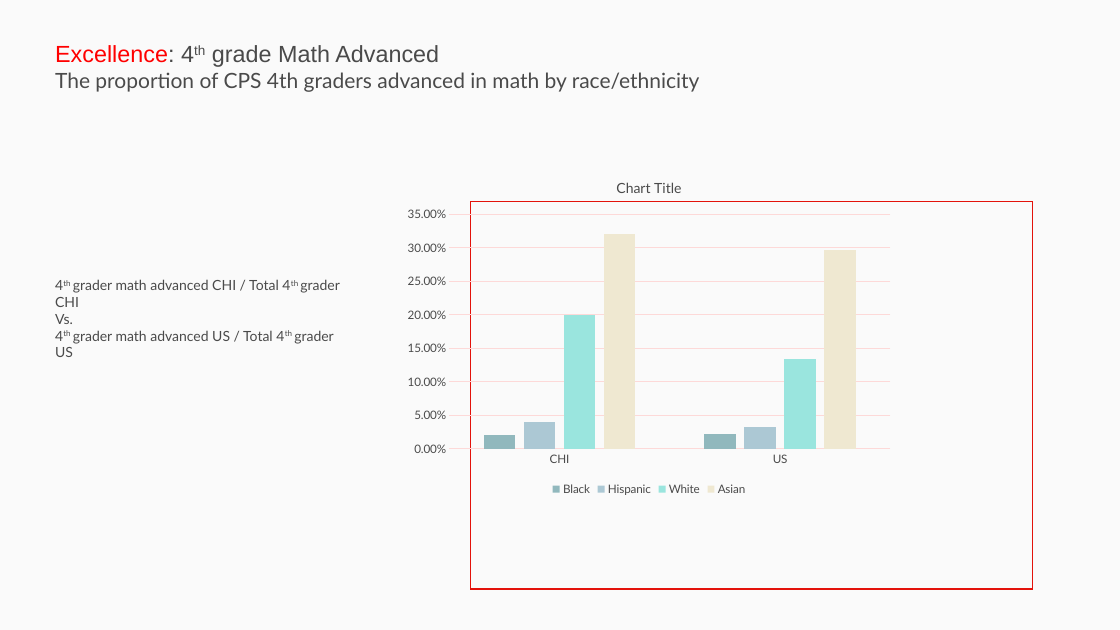
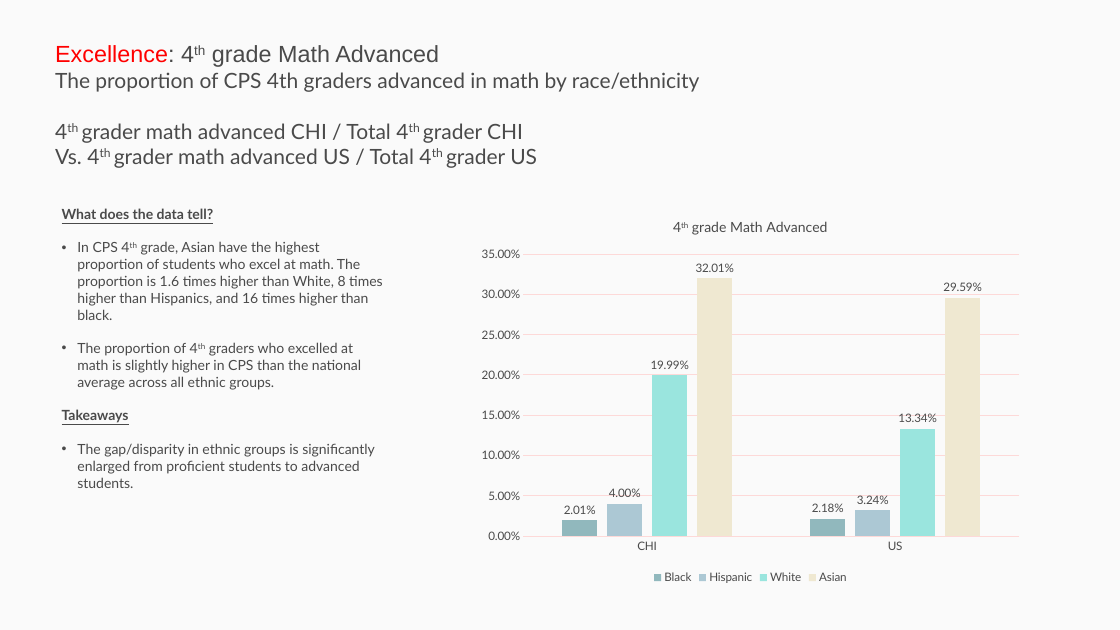
Before and after one commit to p33chicago/P33-DEI-dashboard-project, a slide deck: slide 7 of Deep diving plots.pptx. Drawn at 1120x630 pixels with LibreOffice and Linux fonts; fonts in the diff are those of the drawing. Boxes give left, top, right and bottom in pixels: in the first picture for what was removed or moved away, otherwise in the second. Text is boxed around its words. In the diff, an @@ line names an element or a change of style, - is before the commit and + after.

```diff
--- a/Deep diving plots.pptx
+++ b/Deep diving plots.pptx
@@ rectangle removed at <box>0,0,1120,630</box> @@
@@ text at <box>55,123,537,168</box>: paragraphs added @@
+4th grader math advanced CHI / Total 4th grader CHI
+Vs. 4th grader math advanced US / Total 4th grader US
@@ text added at <box>62,208,383,488</box>, 12 pt, text #4A4A4A @@
+What does the data tell?
+• In CPS 4th grade, Asian have the highest proportion of students who excel at math. The proportion is 1.6 times higher than White, 8 times higher than Hispanics, and 16 times higher than black.
+• The proportion of 4th graders who excelled at math is slightly higher in CPS than the national average across all ethnic groups.
+Takeaways
+• The gap/disparity in ethnic groups is significantly enlarged from proficient students to advanced students.
@@ column chart at <box>471,202,1030,588</box> @@
@@ title "4th grade Math Advanced " added @@
@@ Black, CHI: 0.02 to 0.0201 @@
@@ Black, US: 0.02 to 0.0218 @@
@@ data labels of Black added @@
@@ Hispanic, US: 0.03 to 0.0324 @@
@@ data labels of Hispanic added @@
@@ White, CHI: 0.2 to 0.1999 @@
@@ White, US: 0.13 to 0.1334 @@
@@ data labels of White added @@
@@ Asian, CHI: 0.32 to 0.3201 @@
@@ Asian, US: 0.3 to 0.2959 @@
@@ data labels of Asian added @@
@@ column chart: place and size @@
-column chart at <box>397,165,901,500</box>
+column chart at <box>471,202,1030,588</box>
@@ rectangle removed at <box>471,202,1032,590</box> @@
@@ text removed at <box>55,279,339,357</box> @@
-4th grader math advanced CHI / Total 4th grader CHI
-Vs.
-4th grader math advanced US / Total 4th grader US
```
Also in this commit, not shown: 10 other slides changed, 1 other file.
